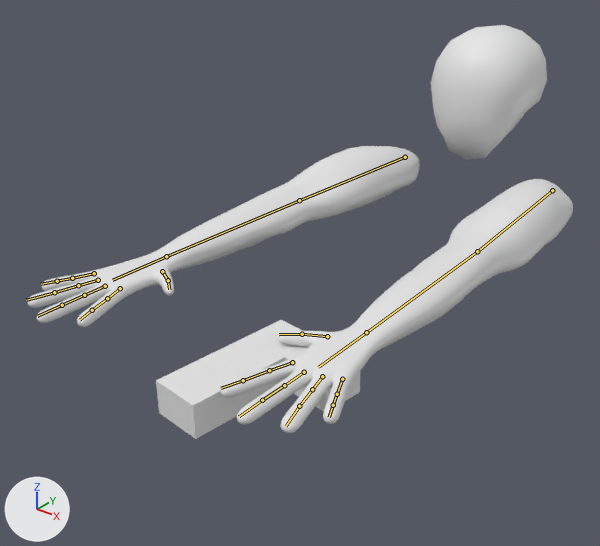
The Blender file Assets/Models/CartoonyGun.blend as it was, and as the next commit left it.
The view is the same before and after, from a 50 mm camera at (1.003, -2.068, 0.514) aimed at (-0.102, -0.688, -0.342). The axes (+X, +Y, +Z) are drawn at lower left. The lights are the same throughout. The bones that bend it are drawn over the model as lines.
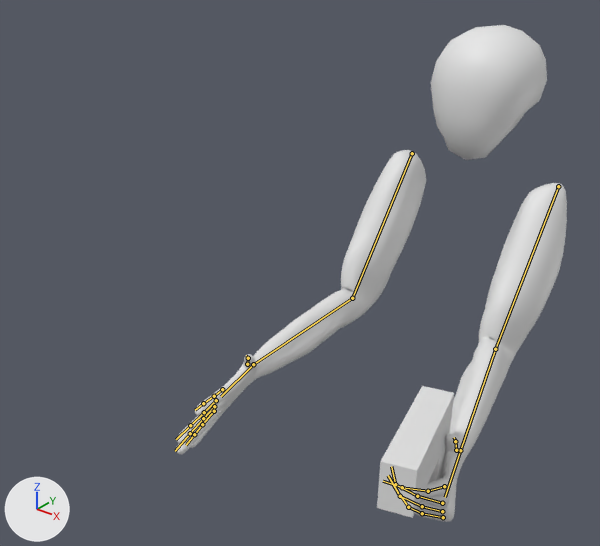
The newer file adds an action. The first version stands in its rest pose; the second is drawn at frame 1 of the action 'GetR'.

Where the change shows, as pixel boxes (x1, y1, x2, y2) in the pictures (600 x 546 px):
'Cube.009', posed
    before: (220, 179, 573, 433)
    after: (415, 183, 567, 522)
'Cube.005', posed (36% narrower, 68% taller)
    before: (27, 146, 420, 327)
    after: (176, 150, 426, 454)
'Pistol', posed (62% narrower, 11% taller)
    before: (156, 320, 361, 439)
    after: (377, 386, 454, 518)
bone 'Bone', root to tip
    before: (405, 157) to (299, 200)
    after: (412, 153) to (352, 298)
bone 'Bone.001', root to tip
    before: (299, 200) to (166, 256)
    after: (352, 298) to (253, 364)
bone 'Bone.002', root to tip
    before: (166, 256) to (112, 280)
    after: (253, 364) to (221, 396)
bone 'Bone', root to tip
    before: (552, 190) to (477, 251)
    after: (558, 186) to (495, 349)
bone 'Bone.001', root to tip
    before: (477, 251) to (366, 332)
    after: (495, 349) to (460, 450)
bone 'Bone.002', root to tip
    before: (366, 332) to (318, 367)
    after: (460, 450) to (445, 497)
bone 'Bone.009', root to tip
    before: (292, 362) to (269, 370)
    after: (444, 486) to (428, 491)
bone 'Bone.010', root to tip
    before: (269, 370) to (243, 380)
    after: (428, 491) to (402, 487)
bone 'Bone.011', root to tip
    before: (243, 380) to (221, 388)
    after: (402, 487) to (383, 481)
bone 'Bone.012', root to tip
    before: (304, 372) to (284, 385)
    after: (442, 503) to (417, 496)
bone 'Bone.013', root to tip
    before: (284, 385) to (262, 400)
    after: (417, 496) to (395, 484)
bone 'Bone.014', root to tip
    before: (262, 400) to (239, 416)
    after: (395, 484) to (391, 466)
bone 'Bone.015', root to tip
    before: (322, 376) to (312, 389)
    after: (442, 511) to (422, 506)
bone 'Bone.016', root to tip
    before: (312, 389) to (299, 406)
    after: (422, 506) to (400, 496)
bone 'Bone.017', root to tip
    before: (299, 406) to (286, 426)
    after: (400, 496) to (388, 475)
bone 'Bone.018', root to tip
    before: (342, 379) to (337, 394)
    after: (443, 517) to (422, 513)
bone 'Bone.019', root to tip
    before: (337, 394) to (333, 405)
    after: (422, 513) to (408, 507)
bone 'Bone.020', root to tip
    before: (333, 405) to (329, 417)
    after: (408, 507) to (400, 495)

The change in detail:
Bone 'Bone' (bone_bone) moves from (0.0, 0.0, 0.0) to (-0.002, -0.039, 0.0).
Bone 'Bone' (bone_bone) turns from (0, 0, 0) to (89, 34, 91) degrees about its own x, y and z.
Bone 'Bone.001' (bone_bone_001) turns from (0, 0, 0) to (6, -15, -56) degrees about its own x, y and z.
Bone 'Bone.002' (bone_bone_002) turns from (0, 0, 0) to (9, -9, 0) degrees about its own x, y and z.
Bone 'Bone' (bone_bone_) moves from (0.0, 0.0, 0.0) to (-0.002, -0.039, 0.0).
Bone 'Bone' (bone_bone_) turns from (0, 0, 0) to (91, 34, 86) degrees about its own x, y and z.
Bone 'Bone.001' (bone_bone_001_) turns from (0, 0, 0) to (-18, 0, -54) degrees about its own x, y and z.
Bone 'Bone.002' (bone_bone_002_) turns from (0, 0, 0) to (0, 0, 4) degrees about its own x, y and z.
Bone 'Bone.009' (bone_bone_009) turns from (0, 0, 0) to (34, 0, 0) degrees about its own x, y and z.
Bone 'Bone.010' (bone_bone_010) turns from (0, 0, 0) to (42, 0, 0) degrees about its own x, y and z.
Bone 'Bone.011' (bone_bone_011) turns from (0, 0, 0) to (26, 0, 0) degrees about its own x, y and z.
Bone 'Bone.012' (bone_bone_012) turns from (0, 0, 0) to (91, 0, 0) degrees about its own x, y and z.
Bone 'Bone.013' (bone_bone_013) turns from (0, 0, 0) to (17, 0, 0) degrees about its own x, y and z.
Bone 'Bone.014' (bone_bone_014) turns from (0, 0, 0) to (47, 0, 0) degrees about its own x, y and z.
Bone 'Bone.015' (bone_bone_015) turns from (0, 0, 0) to (89, 0, 0) degrees about its own x, y and z.
Bone 'Bone.016' (bone_bone_016) turns from (0, 0, 0) to (14, 0, 0) degrees about its own x, y and z.
Bone 'Bone.017' (bone_bone_017) turns from (0, 0, 0) to (33, 0, 0) degrees about its own x, y and z.
Bone 'Bone.018' (bone_bone_018) turns from (0, 0, 0) to (85, 4, -1) degrees about its own x, y and z.
Bone 'Bone.019' (bone_bone_019) turns from (0, 0, 0) to (18, -2, 5) degrees about its own x, y and z.
Bone 'Bone.020' (bone_bone_020) turns from (0, 0, 0) to (29, 0, 0) degrees about its own x, y and z.
